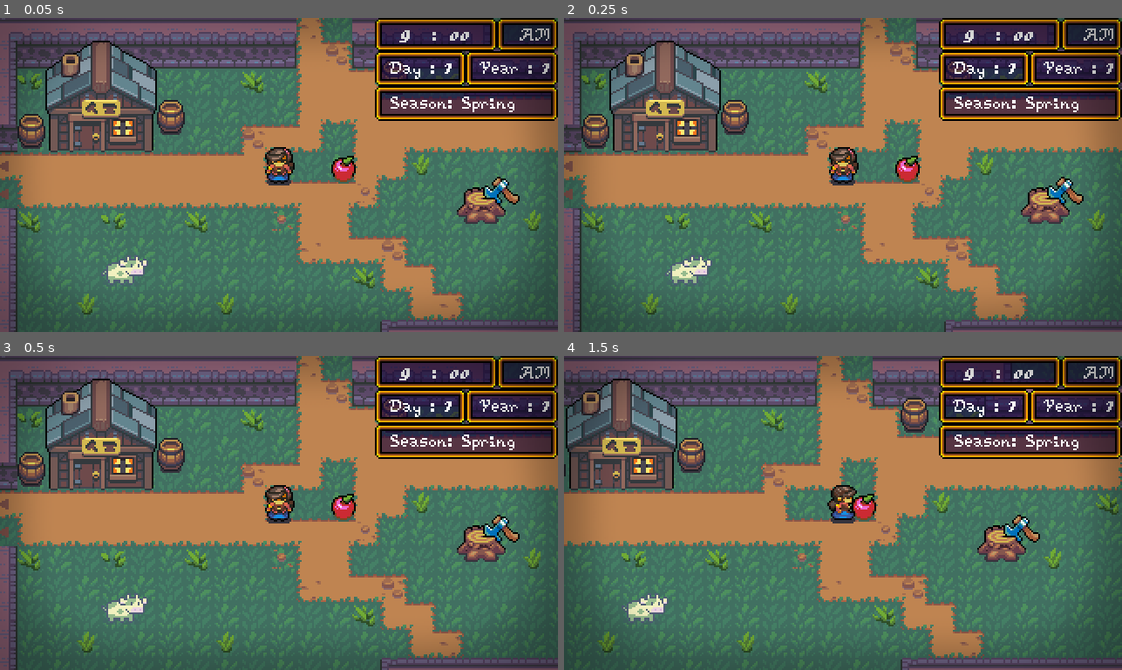
Above: before the commit, frames 1-4 (two rows, left to right).
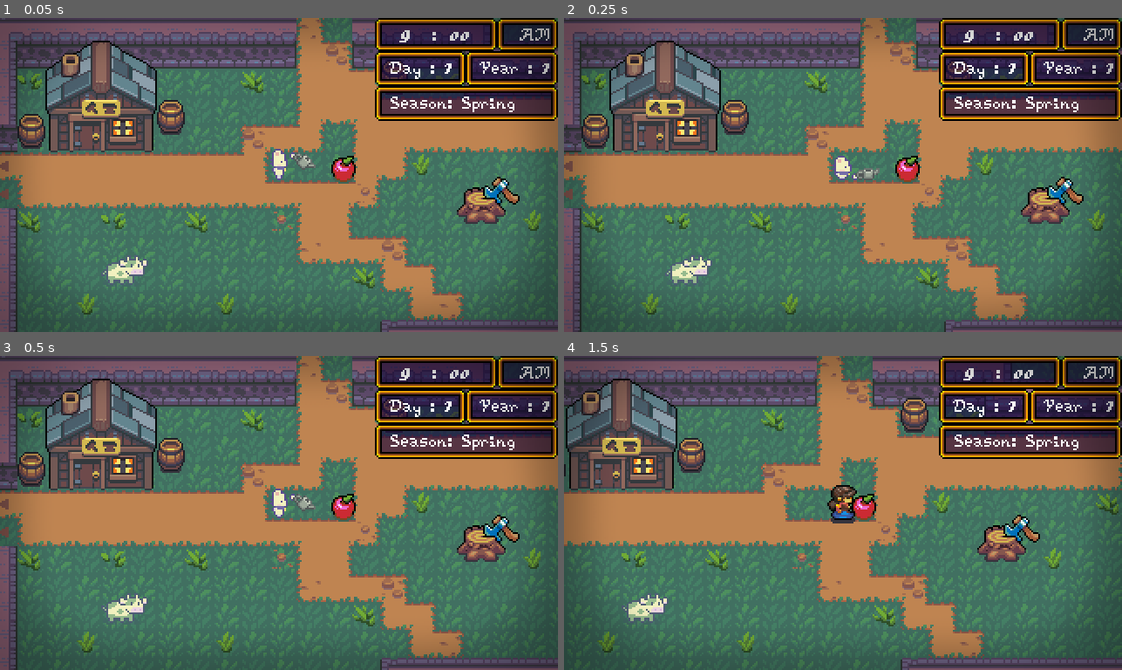
Above: after the commit, the same moments.

Repository: KenzieLippa/TwistedValley
Game: Godot game, scene res://World/Locations/Town.tscn
Same seed, same stepped clock (60 frames per second), same inputs: the game is played once before the commit and once after it. Sound files missing from this copy of the repository are replaced by a short silence.
Inputs (mouse positions are in pixels of both pictures, inside the frame that each line leads up to):
- Up to frame 1 (0.05 s): no input
- Up to frame 2 (0.25 s): no input
- Up to frame 3 (0.5 s): no input
- Up to frame 4 (1.5 s): tap Enter (ui_accept) at 0.5, 0.77 s; move the mouse to (965, 497) at 0.52 s; hold Right (ui_right) 0.53-1.25 s; click (965, 497) at 0.67 s; drag from (731, 528) to (854, 513) at 1.27 s

The runs differ from the first frame. In frame 1, 0.6% of the frame differs, in the area x 47-57%, y 41-54%; in frame 2, 0.6%; in frame 3, 0.6%; in frame 4, nothing differs.
Error after the commit: Invalid get index 'Seasons' (on base: 'Nil'). (res://Singletons/EnviromentStash.gd:8)

Commit message:
finishing up all the crap tutorials
i guess this shit works, not sure if its all the tutorials or not because i added in other stuff..... oh noise i left my seltzer elsewhere

Diff:
--- /dev/null
+++ b/Other/CharacterDisplay.gd
@@ -0,0 +1,16 @@
+extends ColorRect
+
+
+# Declare member variables here. Examples:
+# var a = 2
+# var b = "text"
+
+
+# Called when the node enters the scene tree for the first time.
+func _ready():
+	pass # Replace with function body.
+
+
+# Called every frame. 'delta' is the elapsed time since the previous frame.
+#func _process(delta):
+#	pass
--- /dev/null
+++ b/Other/CharacterDisplay.tscn
@@ -0,0 +1,112 @@
+[gd_scene load_steps=4 format=2]
+
+[ext_resource path="res://Other/CharacterDisplay.gd" type="Script" id=1]
+[ext_resource path="res://PlaceHolderAssets/SO tutorial/Knight.png" type="Texture" id=2]
+[ext_resource path="res://UI/Themes/DefaultTheme.tres" type="Theme" id=3]
+
+[node name="CharacterDisplay" type="ColorRect"]
+anchor_right = 1.0
+anchor_bottom = 1.0
+margin_right = -172.0
+margin_bottom = -108.0
+theme = ExtResource( 3 )
+color = Color( 0, 0, 0, 1 )
+script = ExtResource( 1 )
+
+[node name="MarginContainer" type="MarginContainer" parent="."]
+anchor_right = 1.0
+anchor_bottom = 1.0
+custom_constants/margin_right = 4
+custom_constants/margin_top = 4
+custom_constants/margin_left = 4
+custom_constants/margin_bottom = 4
+
+[node name="HBoxContainer" type="HBoxContainer" parent="MarginContainer"]
+margin_left = 4.0
+margin_top = 4.0
+margin_right = 144.0
+margin_bottom = 68.0
+
+[node name="CenterContainer" type="CenterContainer" parent="MarginContainer/HBoxContainer"]
+margin_right = 36.0
+margin_bottom = 64.0
+size_flags_vertical = 3
+
+[node name="TextureRect" type="TextureRect" parent="MarginContainer/HBoxContainer/CenterContainer"]
+margin_top = 14.0
+margin_right = 36.0
+margin_bottom = 50.0
+texture = ExtResource( 2 )
+
+[node name="VBoxContainer" type="VBoxContainer" parent="MarginContainer/HBoxContainer"]
+margin_left = 40.0
+margin_right = 140.0
+margin_bottom = 64.0
+size_flags_horizontal = 3
+
+[node name="Class" type="HBoxContainer" parent="MarginContainer/HBoxContainer/VBoxContainer"]
+margin_right = 100.0
+margin_bottom = 11.0
+
+[node name="Class" type="Label" parent="MarginContainer/HBoxContainer/VBoxContainer/Class"]
+margin_right = 34.0
+margin_bottom = 11.0
+text = "Class :"
+
+[node name="Data" type="Label" parent="MarginContainer/HBoxContainer/VBoxContainer/Class"]
+margin_left = 38.0
+margin_right = 100.0
+margin_bottom = 11.0
+size_flags_horizontal = 3
+text = "Knight"
+
+[node name="Health" type="HBoxContainer" parent="MarginContainer/HBoxContainer/VBoxContainer"]
+margin_top = 15.0
+margin_right = 100.0
+margin_bottom = 26.0
+
+[node name="Class" type="Label" parent="MarginContainer/HBoxContainer/VBoxContainer/Health"]
+margin_right = 40.0
+margin_bottom = 11.0
+text = "Health :"
+
+[node name="Data" type="Label" parent="MarginContainer/HBoxContainer/VBoxContainer/Health"]
+margin_left = 44.0
+margin_right = 100.0
+margin_bottom = 11.0
+size_flags_horizontal = 3
+text = "100"
+
+[node name="Strength" type="HBoxContainer" parent="MarginContainer/HBoxContainer/VBoxContainer"]
+margin_top = 30.0
+margin_right = 100.0
+margin_bottom = 41.0
+
+[node name="Class" type="Label" parent="MarginContainer/HBoxContainer/VBoxContainer/Strength"]
+margin_right = 50.0
+margin_bottom = 11.0
+text = "Strength :"
+
+[node name="Data" type="Label" parent="MarginContainer/HBoxContainer/VBoxContainer/Strength"]
+margin_left = 54.0
+margin_right = 100.0
+margin_bottom = 11.0
+size_flags_horizontal = 3
+text = "100"
+
+[node name="Intelligence" type="HBoxContainer" parent="MarginContainer/HBoxContainer/VBoxContainer"]
+margin_top = 45.0
+margin_right = 100.0
+margin_bottom = 56.0
+
+[node name="Class" type="Label" parent="MarginContainer/HBoxContainer/VBoxContainer/Intelligence"]
+margin_right = 63.0
+margin_bottom = 11.0
+text = "Intelligence :"
+
+[node name="Data" type="Label" parent="MarginContainer/HBoxContainer/VBoxContainer/Intelligence"]
+margin_left = 67.0
+margin_right = 100.0
+margin_bottom = 11.0
+size_flags_horizontal = 3
+text = "100"
--- /dev/null
+++ b/Other/SOTutorial/SOTest.gd
@@ -0,0 +1,10 @@
+extends Resource
+#for SO we extend resource and then each SO is a resource i believe
+class_name SOTest
+
+#give it data fields to fill out
+export(String) var class_type = "Knight"
+export(int) var health = 100
+export(int) var strength = 100
+export(int) var intelligence = 100
+export(Image) var profile
--- a/Player/OverworldPlayer.tscn
+++ b/Player/OverworldPlayer.tscn
@@ -6,10 +6,267 @@
 [ext_resource path="res://PlaceHolderAssets/WestwickAssets/MuiscAndSounds/a_enter_next_area.wav" type="AudioStream" id=4]
 [ext_resource path="res://PlaceHolderAssets/WestwickAssets/MuiscAndSounds/a_use_door.wav" type="AudioStream" id=5]
 [ext_resource path="res://World/OverworldUI/OverworldUI.tscn" type="PackedScene" id=6]
+[ext_resource path="res://PlaceHolderAssets/SproutLandsSprites/characters/Premium Charakter Spritesheet.png" type="Texture" id=7]
 
 [sub_resource type="CircleShape2D" id=3]
 radius = 6.0
 
+[sub_resource type="AtlasTexture" id=25]
+atlas = ExtResource( 7 )
+region = Rect2( 0, 768, 48, 48 )
+
+[sub_resource type="AtlasTexture" id=26]
+atlas = ExtResource( 7 )
+region = Rect2( 48, 768, 48, 48 )
+
+[sub_resource type="AtlasTexture" id=27]
+atlas = ExtResource( 7 )
+region = Rect2( 96, 768, 48, 48 )
+
+[sub_resource type="AtlasTexture" id=28]
+atlas = ExtResource( 7 )
+region = Rect2( 144, 768, 48, 48 )
+
+[sub_resource type="AtlasTexture" id=29]
+atlas = ExtResource( 7 )
+region = Rect2( 192, 768, 48, 48 )
+
+[sub_resource type="AtlasTexture" id=30]
+atlas = ExtResource( 7 )
+region = Rect2( 240, 768, 48, 48 )
+
+[sub_resource type="AtlasTexture" id=31]
+atlas = ExtResource( 7 )
+region = Rect2( 288, 768, 48, 48 )
+
+[sub_resource type="AtlasTexture" id=32]
+atlas = ExtResource( 7 )
+region = Rect2( 336, 768, 48, 48 )
+
+[sub_resource type="AtlasTexture" id=33]
+atlas = ExtResource( 7 )
+region = Rect2( 0, 864, 48, 48 )
+
+[sub_resource type="AtlasTexture" id=34]
+atlas = ExtResource( 7 )
+region = Rect2( 48, 864, 48, 48 )
+
+[sub_resource type="AtlasTexture" id=35]
+atlas = ExtResource( 7 )
+region = Rect2( 96, 864, 48, 48 )
+
+[sub_resource type="AtlasTexture" id=36]
+atlas = ExtResource( 7 )
+region = Rect2( 144, 864, 48, 48 )
+
+[sub_resource type="AtlasTexture" id=37]
+atlas = ExtResource( 7 )
+region = Rect2( 192, 864, 48, 48 )
+
+[sub_resource type="AtlasTexture" id=38]
+atlas = ExtResource( 7 )
+region = Rect2( 240, 864, 48, 48 )
+
+[sub_resource type="AtlasTexture" id=39]
+atlas = ExtResource( 7 )
+region = Rect2( 288, 864, 48, 48 )
+
+[sub_resource type="AtlasTexture" id=40]
+atlas = ExtResource( 7 )
+region = Rect2( 336, 864, 48, 48 )
+
+[sub_resource type="AtlasTexture" id=41]
+atlas = ExtResource( 7 )
+region = Rect2( 0, 912, 48, 48 )
+
+[sub_resource type="AtlasTexture" id=42]
+atlas = ExtResource( 7 )
+region = Rect2( 48, 912, 48, 48 )
+
+[sub_resource type="AtlasTexture" id=43]
+atlas = ExtResource( 7 )
+region = Rect2( 96, 912, 48, 48 )
+
+[sub_resource type="AtlasTexture" id=44]
+atlas = ExtResource( 7 )
+region = Rect2( 144, 912, 48, 48 )
+
+[sub_resource type="AtlasTexture" id=45]
+atlas = ExtResource( 7 )
+region = Rect2( 192, 912, 48, 48 )
+
+[sub_resource type="AtlasTexture" id=46]
+atlas = ExtResource( 7 )
+region = Rect2( 240, 912, 48, 48 )
+
+[sub_resource type="AtlasTexture" id=47]
+atlas = ExtResource( 7 )
+region = Rect2( 288, 912, 48, 48 )
+
+[sub_resource type="AtlasTexture" id=48]
+atlas = ExtResource( 7 )
+region = Rect2( 336, 912, 48, 48 )
+
+[sub_resource type="AtlasTexture" id=49]
+atlas = ExtResource( 7 )
+region = Rect2( 0, 816, 48, 48 )
+
+[sub_resource type="AtlasTexture" id=50]
+atlas = ExtResource( 7 )
+region = Rect2( 48, 816, 48, 48 )
+
+[sub_resource type="AtlasTexture" id=51]
+atlas = ExtResource( 7 )
+region = Rect2( 96, 816, 48, 48 )
+
+[sub_resource type="AtlasTexture" id=52]
+atlas = ExtResource( 7 )
+region = Rect2( 144, 816, 48, 48 )
+
+[sub_resource type="AtlasTexture" id=53]
+atlas = ExtResource( 7 )
+region = Rect2( 192, 816, 48, 48 )
+
+[sub_resource type="AtlasTexture" id=54]
+atlas = ExtResource( 7 )
+region = Rect2( 240, 816, 48, 48 )
+
+[sub_resource type="AtlasTexture" id=55]
+atlas = ExtResource( 7 )
+region = Rect2( 288, 816, 48, 48 )
+
+[sub_resource type="AtlasTexture" id=56]
+atlas = ExtResource( 7 )
+region = Rect2( 336, 816, 48, 48 )
+
+[sub_resource type="AtlasTexture" id=57]
+atlas = ExtResource( 7 )
+region = Rect2( 0, 576, 48, 48 )
+
+[sub_resource type="AtlasTexture" id=58]
+atlas = ExtResource( 7 )
+region = Rect2( 48, 576, 48, 48 )
+
+[sub_resource type="AtlasTexture" id=59]
+atlas = ExtResource( 7 )
+region = Rect2( 96, 576, 48, 48 )
+
+[sub_resource type="AtlasTexture" id=60]
+atlas = ExtResource( 7 )
+region = Rect2( 144, 576, 48, 48 )
+
+[sub_resource type="AtlasTexture" id=61]
+atlas = ExtResource( 7 )
+region = Rect2( 192, 576, 48, 48 )
+
+[sub_resource type="AtlasTexture" id=62]
+atlas = ExtResource( 7 )
+region = Rect2( 240, 576, 48, 48 )
+
+[sub_resource type="AtlasTexture" id=63]
+atlas = ExtResource( 7 )
+region = Rect2( 288, 576, 48, 48 )
+
+[sub_resource type="AtlasTexture" id=64]
+atlas = ExtResource( 7 )
+region = Rect2( 336, 576, 48, 48 )
+
+[sub_resource type="AtlasTexture" id=65]
+atlas = ExtResource( 7 )
+region = Rect2( 0, 672, 48, 48 )
+
+[sub_resource type="AtlasTexture" id=66]
+atlas = ExtResource( 7 )
+region = Rect2( 48, 672, 48, 48 )
+
+[sub_resource type="AtlasTexture" id=67]
+atlas = ExtResource( 7 )
+region = Rect2( 96, 672, 48, 48 )
+
+[sub_resource type="AtlasTexture" id=68]
+atlas = ExtResource( 7 )
+region = Rect2( 144, 672, 48, 48 )
+
+[sub_resource type="AtlasTexture" id=69]
+atlas = ExtResource( 7 )
+region = Rect2( 192, 672, 48, 48 )
+
+[sub_resource type="AtlasTexture" id=70]
+atlas = ExtResource( 7 )
+region = Rect2( 240, 672, 48, 48 )
+
+[sub_resource type="AtlasTexture" id=71]
+atlas = ExtResource( 7 )
+region = Rect2( 288, 672, 48, 48 )
+
+[sub_resource type="AtlasTexture" id=72]
+atlas = ExtResource( 7 )
+region = Rect2( 336, 672, 48, 48 )
+
+[sub_resource type="AtlasTexture" id=73]
+atlas = ExtResource( 7 )
+region = Rect2( 0, 720, 48, 48 )
+
+[sub_resource type="AtlasTexture" id=74]
+atlas = ExtResource( 7 )
+region = Rect2( 48, 720, 48, 48 )
+
+[sub_resource type="AtlasTexture" id=75]
+atlas = ExtResource( 7 )
+region = Rect2( 96, 720, 48, 48 )
+
+[sub_resource type="AtlasTexture" id=76]
+atlas = ExtResource( 7 )
+region = Rect2( 144, 720, 48, 48 )
+
+[sub_resource type="AtlasTexture" id=77]
+atlas = ExtResource( 7 )
+region = Rect2( 192, 720, 48, 48 )
+
+[sub_resource type="AtlasTexture" id=78]
+atlas = ExtResource( 7 )
+region = Rect2( 240, 720, 48, 48 )
+
+[sub_resource type="AtlasTexture" id=79]
+atlas = ExtResource( 7 )
+region = Rect2( 288, 720, 48, 48 )
+
+[sub_resource type="AtlasTexture" id=80]
+atlas = ExtResource( 7 )
+region = Rect2( 336, 720, 48, 48 )
+
+[sub_resource type="AtlasTexture" id=81]
+atlas = ExtResource( 7 )
+region = Rect2( 0, 624, 48, 48 )
+
+[sub_resource type="AtlasTexture" id=82]
+atlas = ExtResource( 7 )
+region = Rect2( 48, 624, 48, 48 )
+
+[sub_resource type="AtlasTexture" id=83]
+atlas = ExtResource( 7 )
+region = Rect2( 96, 624, 48, 48 )
+
+[sub_resource type="AtlasTexture" id=84]
+atlas = ExtResource( 7 )
+region = Rect2( 144, 624, 48, 48 )
+
+[sub_resource type="AtlasTexture" id=85]
+atlas = ExtResource( 7 )
+region = Rect2( 192, 624, 48, 48 )
+
+[sub_resource type="AtlasTexture" id=86]
+atlas = ExtResource( 7 )
+region = Rect2( 240, 624, 48, 48 )
+
+[sub_resource type="AtlasTexture" id=87]
+atlas = ExtResource( 7 )
+region = Rect2( 288, 624, 48, 48 )
+
+[sub_resource type="AtlasTexture" id=88]
+atlas = ExtResource( 7 )
+region = Rect2( 336, 624, 48, 48 )
+
 [sub_resource type="AtlasTexture" id=1]
 atlas = ExtResource( 1 )
 region = Rect2( 0, 0, 32, 32 )
@@ -89,9 +346,177 @@
 [sub_resource type="AtlasTexture" id=22]
 atlas = ExtResource( 1 )
 region = Rect2( 384, 0, 32, 32 )
+
+[sub_resource type="AtlasTexture" id=89]
+atlas = ExtResource( 7 )
+region = Rect2( 0, 960, 48, 48 )
+
+[sub_resource type="AtlasTexture" id=90]
+atlas = ExtResource( 7 )
+region = Rect2( 48, 960, 48, 48 )
+
+[sub_resource type="AtlasTexture" id=91]
+atlas = ExtResource( 7 )
+region = Rect2( 96, 960, 48, 48 )
+
+[sub_resource type="AtlasTexture" id=92]
+atlas = ExtResource( 7 )
+region = Rect2( 144, 960, 48, 48 )
+
+[sub_resource type="AtlasTexture" id=93]
+atlas = ExtResource( 7 )
+region = Rect2( 192, 960, 48, 48 )
+
+[sub_resource type="AtlasTexture" id=94]
+atlas = ExtResource( 7 )
+region = Rect2( 240, 960, 48, 48 )
+
+[sub_resource type="AtlasTexture" id=95]
+atlas = ExtResource( 7 )
+region = Rect2( 288, 960, 48, 48 )
+
+[sub_resource type="AtlasTexture" id=96]
+atlas = ExtResource( 7 )
+region = Rect2( 336, 960, 48, 48 )
+
+[sub_resource type="AtlasTexture" id=97]
+atlas = ExtResource( 7 )
+region = Rect2( 0, 1056, 48, 48 )
+
+[sub_resource type="AtlasTexture" id=98]
+atlas = ExtResource( 7 )
+region = Rect2( 48, 1056, 48, 48 )
+
+[sub_resource type="AtlasTexture" id=99]
+atlas = ExtResource( 7 )
+region = Rect2( 96, 1056, 48, 48 )
+
+[sub_resource type="AtlasTexture" id=100]
+atlas = ExtResource( 7 )
+region = Rect2( 144, 1056, 48, 48 )
+
+[sub_resource type="AtlasTexture" id=101]
+atlas = ExtResource( 7 )
+region = Rect2( 192, 1056, 48, 48 )
+
+[sub_resource type="AtlasTexture" id=102]
+atlas = ExtResource( 7 )
+region = Rect2( 240, 1056, 48, 48 )
+
+[sub_resource type="AtlasTexture" id=103]
+atlas = ExtResource( 7 )
+region = Rect2( 288, 1056, 48, 48 )
+
+[sub_resource type="AtlasTexture" id=104]
+atlas = ExtResource( 7 )
+region = Rect2( 336, 1056, 48, 48 )
+
+[sub_resource type="AtlasTexture" id=105]
+atlas = ExtResource( 7 )
+region = Rect2( 0, 1104, 48, 48 )
+
+[sub_resource type="AtlasTexture" id=106]
+atlas = ExtResource( 7 )
+region = Rect2( 48, 1104, 48, 48 )
+
+[sub_resource type="AtlasTexture" id=107]
+atlas = ExtResource( 7 )
+region = Rect2( 96, 1104, 48, 48 )
+
+[sub_resource type="AtlasTexture" id=108]
+atlas = ExtResource( 7 )
+region = Rect2( 144, 1104, 48, 48 )
+
+[sub_resource type="AtlasTexture" id=109]
+atlas = ExtResource( 7 )
+region = Rect2( 192, 1104, 48, 48 )
+
+[sub_resource type="AtlasTexture" id=110]
+atlas = ExtResource( 7 )
+region = Rect2( 240, 1104, 48, 48 )
+
+[sub_resource type="AtlasTexture" id=111]
+atlas = ExtResource( 7 )
+region = Rect2( 288, 1104, 48, 48 )
+
+[sub_resource type="AtlasTexture" id=112]
+atlas = ExtResource( 7 )
+region = Rect2( 336, 1104, 48, 48 )
+
+[sub_resource type="AtlasTexture" id=113]
+atlas = ExtResource( 7 )
+region = Rect2( 0, 1008, 48, 48 )
+
+[sub_resource type="AtlasTexture" id=114]
+atlas = ExtResource( 7 )
+region = Rect2( 48, 1008, 48, 48 )
+
+[sub_resource type="AtlasTexture" id=115]
+atlas = ExtResource( 7 )
+region = Rect2( 96, 1008, 48, 48 )
+
+[sub_resource type="AtlasTexture" id=116]
+atlas = ExtResource( 7 )
+region = Rect2( 144, 1008, 48, 48 )
+
+[sub_resource type="AtlasTexture" id=117]
+atlas = ExtResource( 7 )
+region = Rect2( 192, 1008, 48, 48 )
+
+[sub_resource type="AtlasTexture" id=118]
+atlas = ExtResource( 7 )
+region = Rect2( 240, 1008, 48, 48 )
+
+[sub_resource type="AtlasTexture" id=119]
+atlas = ExtResource( 7 )
+region = Rect2( 288, 1008, 48, 48 )
+
+[sub_resource type="AtlasTexture" id=120]
+atlas = ExtResource( 7 )
+region = Rect2( 336, 1008, 48, 48 )
 
 [sub_resource type="SpriteFrames" id=2]
 animations = [ {
+"frames": [ SubResource( 25 ), SubResource( 26 ), SubResource( 27 ), SubResource( 28 ), SubResource( 29 ), SubResource( 30 ), SubResource( 31 ), SubResource( 32 ) ],
+"loop": true,
+"name": "AxeDown",
+"speed": 10.0
+}, {
+"frames": [ SubResource( 33 ), SubResource( 34 ), SubResource( 35 ), SubResource( 36 ), SubResource( 37 ), SubResource( 38 ), SubResource( 39 ), SubResource( 40 ) ],
+"loop": true,
+"name": "AxeLeft",
+"speed": 10.0
+}, {
+"frames": [ SubResource( 41 ), SubResource( 42 ), SubResource( 43 ), SubResource( 44 ), SubResource( 45 ), SubResource( 46 ), SubResource( 47 ), SubResource( 48 ) ],
+"loop": true,
+"name": "AxeRight",
+"speed": 10.0
+}, {
+"frames": [ SubResource( 49 ), SubResource( 50 ), SubResource( 51 ), SubResource( 52 ), SubResource( 53 ), SubResource( 54 ), SubResource( 55 ), SubResource( 56 ) ],
+"loop": true,
+"name": "AxeUp",
+"speed": 10.0
+}, {
+"frames": [ SubResource( 57 ), SubResource( 58 ), SubResource( 59 ), SubResource( 60 ), SubResource( 61 ), SubResource( 62 ), SubResource( 63 ), SubResource( 64 ) ],
+"loop": true,
+"name": "HoeDown",
+"speed": 10.0
+}, {
+"frames": [ SubResource( 65 ), SubResource( 66 ), SubResource( 67 ), SubResource( 68 ), SubResource( 69 ), SubResource( 70 ), SubResource( 71 ), SubResource( 72 ) ],
+"loop": true,
+"name": "HoeLeft",
+"speed": 10.0
+}, {
+"frames": [ SubResource( 73 ), SubResource( 74 ), SubResource( 75 ), SubResource( 76 ), SubResource( 77 ), SubResource( 78 ), SubResource( 79 ), SubResource( 80 ) ],
+"loop": true,
+"name": "HoeRight",
+"speed": 10.0
+}, {
+"frames": [ SubResource( 81 ), SubResource( 82 ), SubResource( 83 ), SubResource( 84 ), SubResource( 85 ), SubResource( 86 ), SubResource( 87 ), SubResource( 88 ) ],
+"loop": true,
+"name": "HoeUp",
+"speed": 10.0
+}, {
 "frames": [ SubResource( 1 ) ],
 "loop": true,
 "name": "IdleDown",
@@ -131,6 +556,26 @@
 "loop": true,
 "name": "WalkUp",
 "speed": 5.0
+}, {
+"frames": [ SubResource( 89 ), SubResource( 90 ), SubResource( 91 ), SubResource( 92 ), SubResource( 93 ), SubResource( 94 ), SubResource( 95 ), SubResource( 96 ) ],
+"loop": true,
+"name": "WaterDown",
+"speed": 10.0
+}, {
+"frames": [ SubResource( 97 ), SubResource( 98 ), SubResource( 99 ), SubResource( 100 ), SubResource( 101 ), SubResource( 102 ), SubResource( 103 ), SubResource( 104 ) ],
+"loop": true,
+"name": "WaterLeft",
+"speed": 10.0
+}, {
+"frames": [ SubResource( 105 ), SubResource( 106 ), SubResource( 107 ), SubResource( 108 ), SubResource( 109 ), SubResource( 110 ), SubResource( 111 ), SubResource( 112 ) ],
+"loop": true,
+"name": "WaterRight",
+"speed": 10.0
+}, {
+"frames": [ SubResource( 113 ), SubResource( 114 ), SubResource( 115 ), SubResource( 116 ), SubResource( 117 ), SubResource( 118 ), SubResource( 119 ), SubResource( 120 ) ],
+"loop": true,
+"name": "WaterUp",
+"speed": 10.0
 } ]
 
 [sub_resource type="CircleShape2D" id=23]
@@ -149,7 +594,8 @@
 [node name="AnimatedSprite" type="AnimatedSprite" parent="."]
 position = Vector2( 0, -5 )
 frames = SubResource( 2 )
-animation = "IdleDown"
+animation = "WaterRight"
+frame = 6
 playing = true
 
 [node name="OverworldCamera" parent="." instance=ExtResource( 3 )]
--- /dev/null
+++ b/Singletons/Enums.gd
@@ -0,0 +1,20 @@
+extends Node
+
+enum Seasons {SPRING, SUMMER, FALL, WINTER}
+
+#possibly add an enum for direction we will see
+
+#might not currently have a reaping tool tho we will see, can always use the axe animation
+enum ItemType{
+	Seed,
+	Commodity,
+	WateringCan,
+	HoeingTool,
+	ChoppingTool,
+	PickAxe,
+	ReapingTool,
+	CollectingTool,
+	ReapableScenary,
+	none,
+	count
+}
--- a/Singletons/EnviromentStash.gd
+++ b/Singletons/EnviromentStash.gd
@@ -4,8 +4,8 @@
 #var currTime : String = "12:00"
 var currDay : int = 1
 var currYear = 1 #will need to add this to th save file
-enum Seasons {SPRING, SUMMER, FALL, WINTER}
-var currSeason = Seasons.SPRING
+
+var currSeason = Enums.Seasons.SPRING
 enum Weather {SUNNY, CLOUDY, RAINING, SNOWING}
 var currWeather = Weather.SUNNY
 var currMinute = 0
--- a/project.godot
+++ b/project.godot
@@ -158,6 +158,11 @@
 "class": "ResourceButton",
 "language": "GDScript",
 "path": "res://Other/ResourceButton.gd"
+}, {
+"base": "Resource",
+"class": "SOTest",
+"language": "GDScript",
+"path": "res://Other/SOTutorial/SOTest.gd"
 }, {
 "base": "FocusMenu",
 "class": "ScrollList",
@@ -205,6 +210,7 @@
 "Projectile": "",
 "RangedBattleAction": "",
 "ResourceButton": "",
+"SOTest": "",
 "ScrollList": "",
 "TurnManager": "",
 "UIStack": ""
@@ -212,7 +218,7 @@
 
 [application]
 
-config/name="Turn Based Course"
+config/name="Twisted Valley"
 run/main_scene="res://World/Locations/Town.tscn"
 
 [audio]
@@ -232,6 +238,7 @@
 Transition="*res://UI/Transition.tscn"
 DateAndTime="*res://Time/Date/DateAndTime.tscn"
 GlobalUi="*res://UI/GlobalUI.tscn"
+Enums="*res://Singletons/Enums.gd"
 
 [display]
 
Binary file added: PlaceHolderAssets/SO tutorial/Knight.png
Not shown, added: PlaceHolderAssets/SO tutorial/Knight.png.import
Binary file added: PlaceHolderAssets/SO tutorial/Thief.png
Not shown, added: PlaceHolderAssets/SO tutorial/Thief.png.import
Binary file added: PlaceHolderAssets/SO tutorial/Wizard.png
Not shown, added: PlaceHolderAssets/SO tutorial/Wizard.png.import
Not shown: 1 places in Player/OverworldPlayer.tscn that only renumber resources
